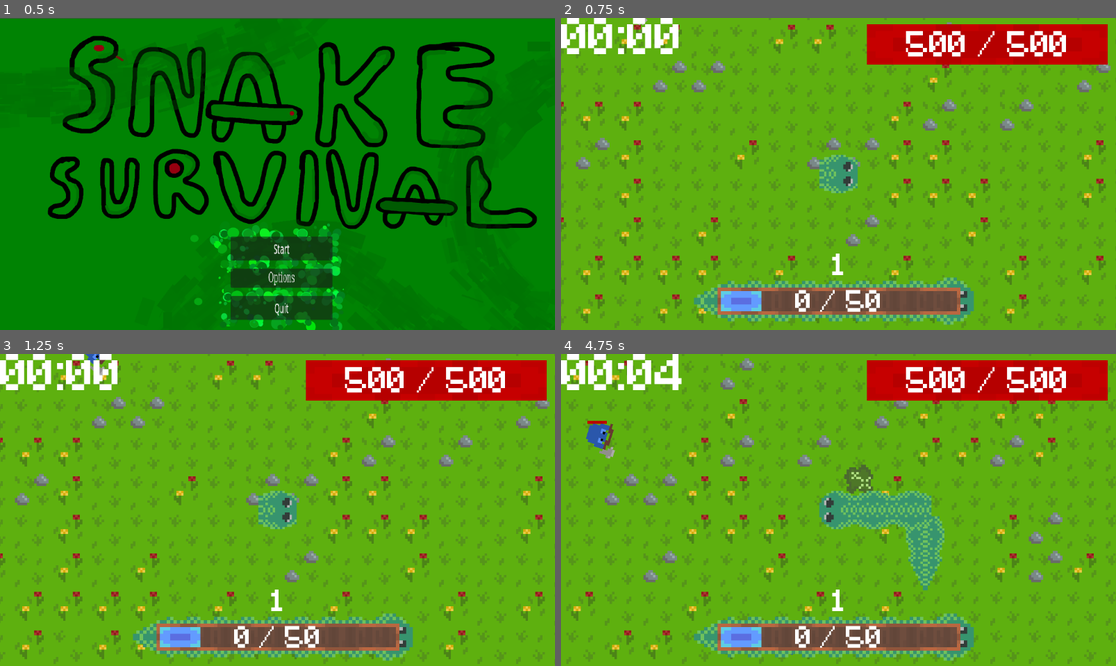
Above: before the commit, frames 1-4 (two rows, left to right).
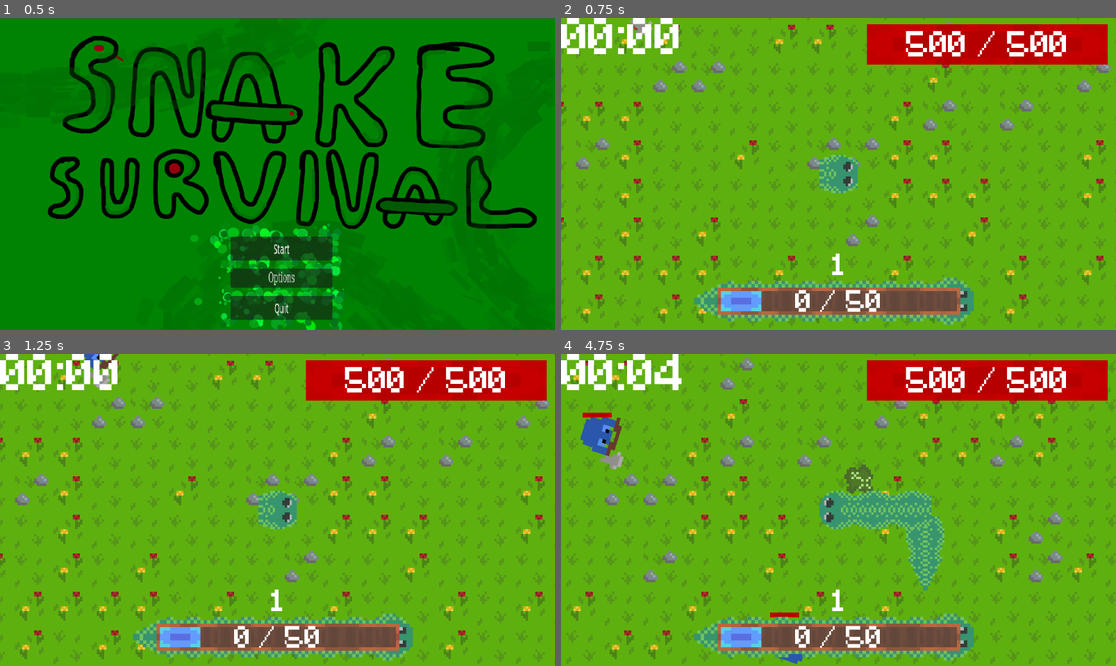
Above: after the commit, the same moments.

Repository: EdWinMaster0/ProjectSnake
Game: Godot game, scene res://scenes/Menu.tscn
Two runs of this game, one before a commit and one after it. Both use one fixed random seed, a clock stepped at 60 frames per second and the inputs below.
Inputs (mouse positions are in pixels of both pictures, inside the frame that each line leads up to):
- Up to frame 1 (0.5 s): no input
- Up to frame 2 (0.75 s): click "Start" at 0.5 s
- Up to frame 3 (1.25 s): no input
- Up to frame 4 (4.75 s): move the mouse to (960, 494) at 1.27 s; hold D (Right) 1.28-2.03 s; tap Space (Action) every 0.75 s from 1.35 to 4.35 s; move the mouse to (727, 525) at 2.02 s; hold S (Down) 2.03-2.78 s; move the mouse to (894, 441) at 2.77 s; hold D (Right) 2.78-3.53 s; move the mouse to (810, 572) at 3.52 s; hold Up (Up) 3.53-4.28 s; move the mouse to (1005, 556) at 4.27 s; hold A (Left) from 4.28 s (still down)

Frame 1 is identical in both runs. In frame 2, less than 0.1% of the frame differs, in the area x 12-17%, y 0-6%; in frame 3, 0.2%; in frame 4, 0.9%, in the area x 3-44%, y 18-100%.

Commit message:
Add files via upload

Diff:
--- a/snake-survivors/scenes/Enemy.tscn
+++ b/snake-survivors/scenes/Enemy.tscn
@@ -11,6 +11,7 @@
 radius = 36.0
 
 [node name="Enemy" type="CharacterBody2D"]
+scale = Vector2(1.5, 1.5)
 collision_layer = 6
 collision_mask = 4
 script = ExtResource("1_swfbk")
--- a/snake-survivors/scenes/EnemyProjectile.tscn
+++ b/snake-survivors/scenes/EnemyProjectile.tscn
@@ -73,7 +73,7 @@
 texture = ExtResource("1_0bjfu")
 hframes = 4
 vframes = 20
-frame = 32
+frame = 40
 
 [node name="CollisionShape2D" type="CollisionShape2D" parent="."]
 rotation = 1.5708
--- a/snake-survivors/scenes/enemy.gd
+++ b/snake-survivors/scenes/enemy.gd
@@ -72,6 +72,7 @@
 		queue_free()
 
 
+
 func _on_timer_timeout() -> void:
 	can_hit= true
 	player.modulate = Color(1, 1, 1)
@@ -102,13 +103,18 @@
 			player.segments[i].get_child(0).modulate = Color(3, 0, 0)
 
 
+var is_hurtbox_active = true
+
 func _on_hurtbox_body_entered(body: Node2D) -> void:
 	if body.name == "Player":
-		$CollisionShape2D.disabled = false
+		is_enraged = false
+		cooldown = max_cooldown
 		deal_damage(GlobalVariables.defense)
 	elif body.name.contains("Segment"):
-		$CollisionShape2D.disabled = false
+		is_enraged = false
+		cooldown = max_cooldown
 		deal_damage(GlobalVariables.defense * GlobalVariables.scale_toughness)
+
 
 func _on_hurtbox_body_exited(body: Node2D) -> void:
 	isin = false
@@ -117,6 +123,7 @@
 
 func shoot() -> void:
 	var proj = projectile_scene.instantiate()
+	proj.scale *= scale
 	proj.global_position = get_child(0).get_child(0).global_position
 	call_deferred("add_sibling", proj)
 
@@ -133,9 +140,10 @@
 	cooldown -= delta
 	if cooldown > 0:
 		if position.distance_to(player_position) > 3 and can_move:
-				move_and_slide()
-				$Sprite2D.look_at(player_position)
-				$Sprite2D.rotation_degrees += 90
+			move_and_slide()
+			$Sprite2D.look_at(player_position)
+			$Sprite2D.rotation_degrees += 90
+		$CollisionShape2D.disabled = false
 	elif cooldown > -1:
 		$Sprite2D.look_at(player_position)
 		$Sprite2D.rotation_degrees += 90
@@ -162,3 +170,9 @@
 	else:
 		shoot()
 		cooldown = max_cooldown
+
+
+func boss_I_ai(delta: float) -> void:
+	$Sprite2D.vframes = 10
+	$Sprite2D.hframes = 2
+	$Sprite2D.frame = 9
--- a/snake-survivors/scenes/main_map_1.gd
+++ b/snake-survivors/scenes/main_map_1.gd
@@ -50,7 +50,7 @@
 			e.ai_num = 2
 			e.health *= 3
 			e.damage *= 2
-			e.scale *= 3
+			e.scale *= 1.5
 		else:
 			e.ai_num = 1
 			e.health *= 0.7
Binary file changed: snake-survivors/assets/Sprite-0001.aseprite
Binary file changed: snake-survivors/assets/Sprite-0001.png
